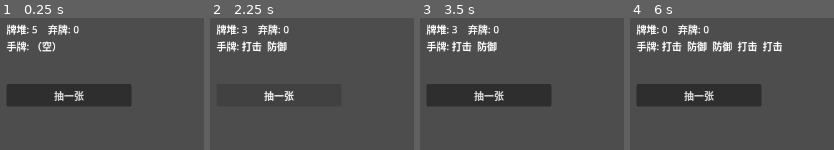
Above: before the commit, frames 1-4 (left to right).
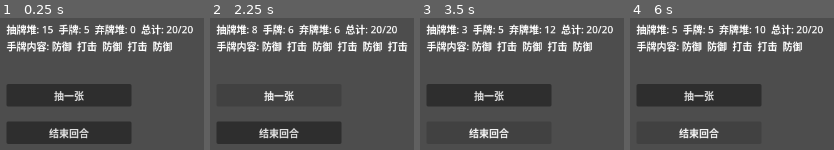
Above: after the commit, the same moments.

Repository: td1ql/godward
Game: Godot game, scene res://scenes/main.tscn
The game is run twice, just before and just after one commit, with the same random seed, the same clock (stepped at 60 frames per second) and the same inputs.
Inputs (mouse positions are in pixels of both pictures, inside the frame that each line leads up to):
- Up to frame 1 (0.25 s): no input
- Up to frame 2 (2.25 s): click "抽一张" at 0.5 s; click (279, 132) at 1.25 s, where only the run after the commit has a clickable "结束回合"; click "抽一张" at 2 s
- Up to frame 3 (3.5 s): click (489, 132) at 2.75 s, where only the run after the commit has a clickable "结束回合"
- Up to frame 4 (6 s): click "抽一张" at 3.5 s; click (699, 132) at 4.25 s, where only the run after the commit has a clickable "结束回合"; tap Enter at 5 s; tap Space at 5.75 s

The runs differ from the first frame. In frame 1, 17% of the frame differs, in the area x 2-95%, y 4-96%; in frame 2, 17%, in the area x 2-98%, y 4-96%; in frame 3, 8.3%; in frame 4, 8.6%.

Commit message:
feat: 补全弃牌堆逻辑，结束回合弃牌重抽并支持洗牌 (closes #1)

Diff:
--- a/scenes/main.tscn
+++ b/scenes/main.tscn
@@ -17,3 +17,10 @@
 offset_right = 220.0
 offset_bottom = 156.0
 text = "抽一张"
+
+[node name="EndTurnButton" type="Button" parent="."]
+offset_left = 20.0
+offset_top = 180.0
+offset_right = 220.0
+offset_bottom = 216.0
+text = "结束回合"
--- a/scripts/battle_demo.gd
+++ b/scripts/battle_demo.gd
@@ -1,28 +1,47 @@
 extends Node2D
 
-# 三个"牌堆"，用数组表示
 var draw_pile: Array[String] = []
 var hand: Array[String] = []
 var discard_pile: Array[String] = []
 
-# 引用场景里的两个节点（名字必须和场景里一致）
+const HAND_SIZE := 5
+const TOTAL_CARDS := 20
+
 @onready var info_label: Label = $InfoLabel
 @onready var draw_button: Button = $DrawButton
+@onready var end_turn_button: Button = $EndTurnButton
 
 func _ready() -> void:
-	# 开局给牌堆塞 5 张牌
-	draw_pile = ["打击", "打击", "防御", "防御", "打击"]
-	# 把按钮的"点击"事件绑定到下面这个函数
+	# 生成 20 张牌：一半打击、一半防御
+	for i in range(TOTAL_CARDS):
+		draw_pile.append("打击" if i % 2 == 0 else "防御")
 	draw_button.pressed.connect(_on_draw_pressed)
+	end_turn_button.pressed.connect(_on_end_turn_pressed)
+	_draw_cards(HAND_SIZE)
 	_update_ui()
 
 func _on_draw_pressed() -> void:
-	if draw_pile.is_empty():
-		info_label.text = "牌堆空了！"
-		return
-	var card: String = draw_pile.pop_back()
-	hand.append(card)
+	_draw_cards(1)
 	_update_ui()
+
+func _on_end_turn_pressed() -> void:
+	# 手牌全部丢进弃牌堆
+	discard_pile.append_array(hand)
+	hand.clear()
+	# 重新抽 5 张
+	_draw_cards(HAND_SIZE)
+	_update_ui()
+
+func _draw_cards(n: int) -> void:
+	for i in range(n):
+		# 抽牌堆空了：把弃牌堆洗回来
+		if draw_pile.is_empty():
+			if discard_pile.is_empty():
+				return
+			draw_pile = discard_pile.duplicate()
+			discard_pile.clear()
+			draw_pile.shuffle()
+		hand.append(draw_pile.pop_back())
 
 func _update_ui() -> void:
 	var hand_text := ""
@@ -30,6 +49,8 @@
 		hand_text += c + "  "
 	if hand_text == "":
 		hand_text = "（空）"
-	info_label.text = "牌堆: %d    弃牌: %d\n手牌: %s" % [
-		draw_pile.size(), discard_pile.size(), hand_text
+	var total := draw_pile.size() + hand.size() + discard_pile.size()
+	info_label.text = "抽牌堆: %d  手牌: %d  弃牌堆: %d  总计: %d/%d\n手牌内容: %s" % [
+		draw_pile.size(), hand.size(), discard_pile.size(),
+		total, TOTAL_CARDS, hand_text
 	]
